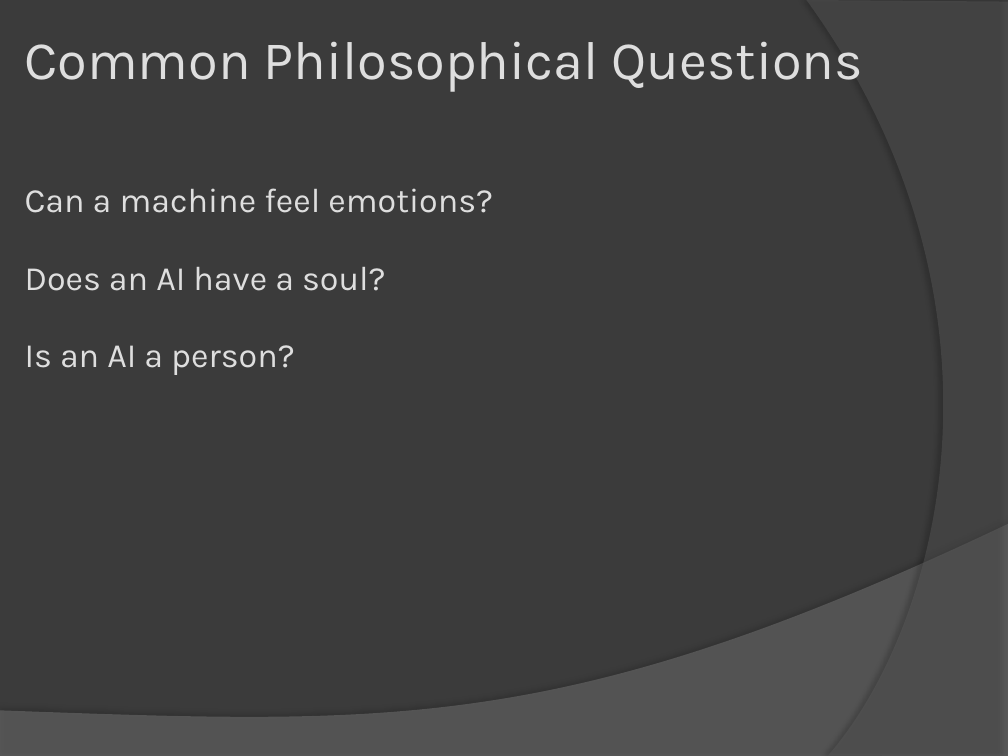
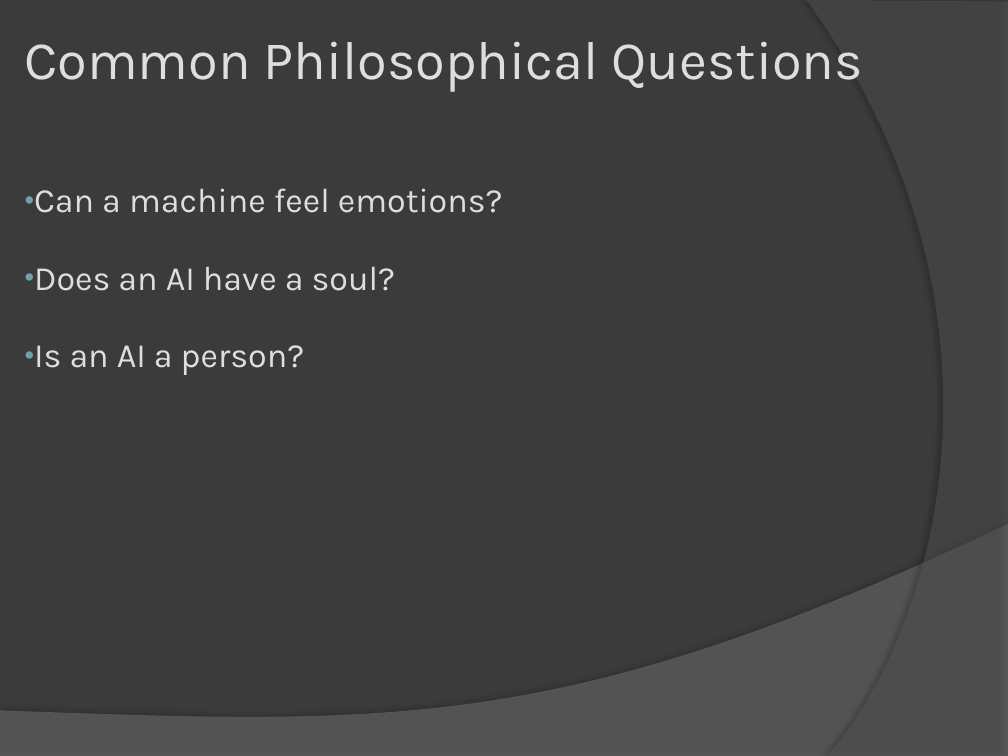
Before and after one commit to abhishekori/team-sexy-awesome-repository-of-awesomeness-----sexy, a slide deck: slide 9 of artififical intelligence.pptx (slide 8 before the commit). Drawn at 1008x756 pixels with LibreOffice and Linux fonts; fonts in the diff are those of the drawing. Boxes give left, top, right and bottom in pixels: in the first picture for what was removed or moved away, otherwise in the second. Text is boxed around its words. In the diff, an @@ line names an element or a change of style, - is before the commit and + after.

```diff
--- a/artififical intelligence.pptx
+++ b/artififical intelligence.pptx
@@ text "Can a machine feel emotions?" at box(34, 188, 503, 375): bullet none to • @@
```
Also in this commit, not shown: 4 other slides changed, 7 slides added, 3 slides removed.
